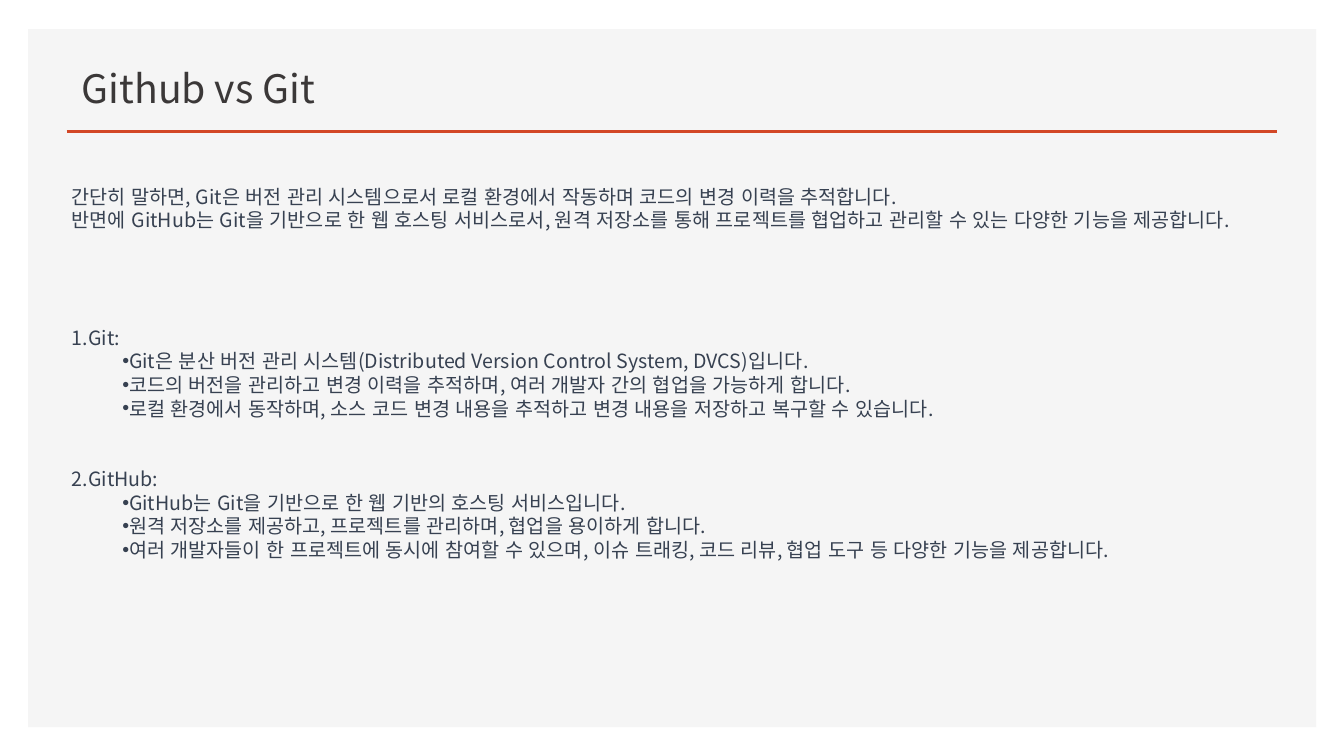
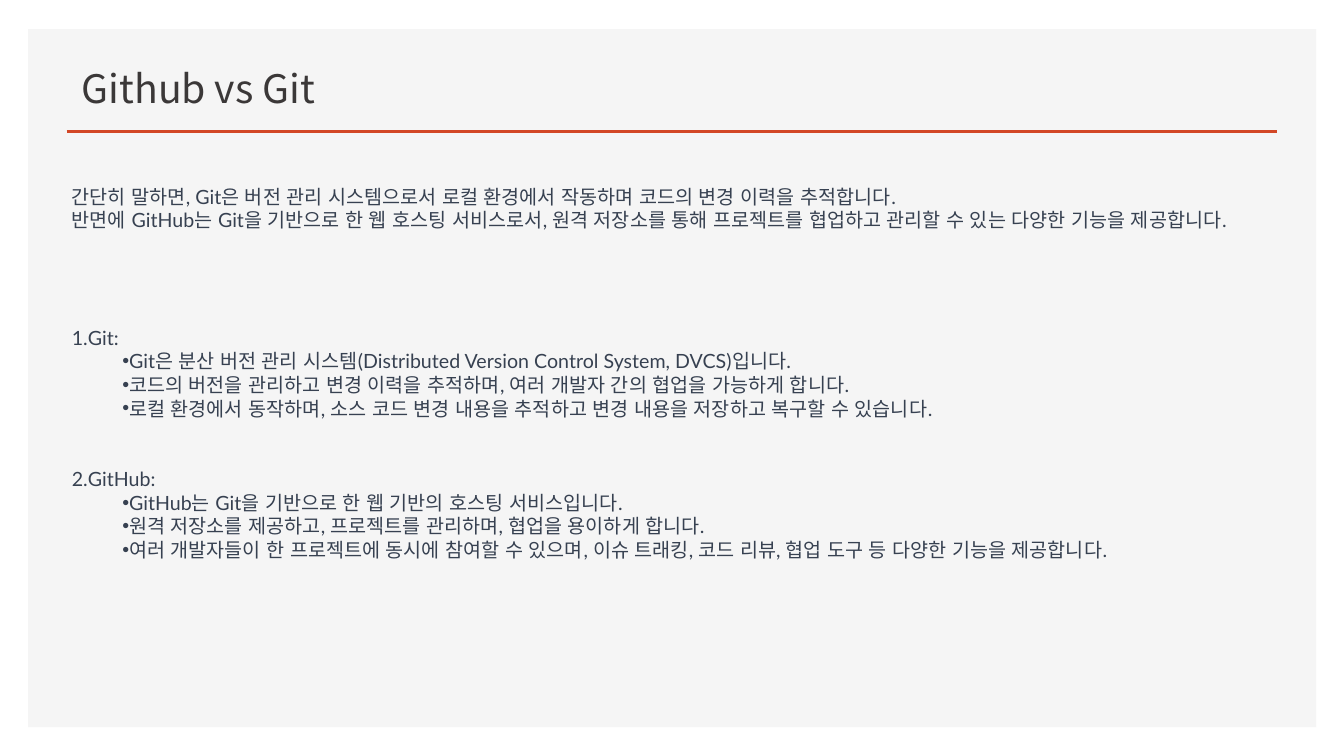
Before and after one commit to yoojinlee-hub/for_TortoiseGit, a slide deck: slide 3 of Github 시작.pptx. Drawn at 1344x756 pixels with LibreOffice and Linux fonts; fonts in the diff are those of the drawing. Boxes give left, top, right and bottom in pixels: in the first picture for what was removed or moved away, otherwise in the second. Text is boxed around its words. In the diff, an @@ line names an element or a change of style, - is before the commit and + after.

```diff
--- a/Github 시작.pptx
+++ b/Github 시작.pptx
@@ text "간단히 말하면, Git은 버전 관리 ..." at bbox=[72, 187, 1227, 560]: font Noto Sans CJK KR to Lato @@
```
Also in this commit, not shown: 1 other slide changed.
